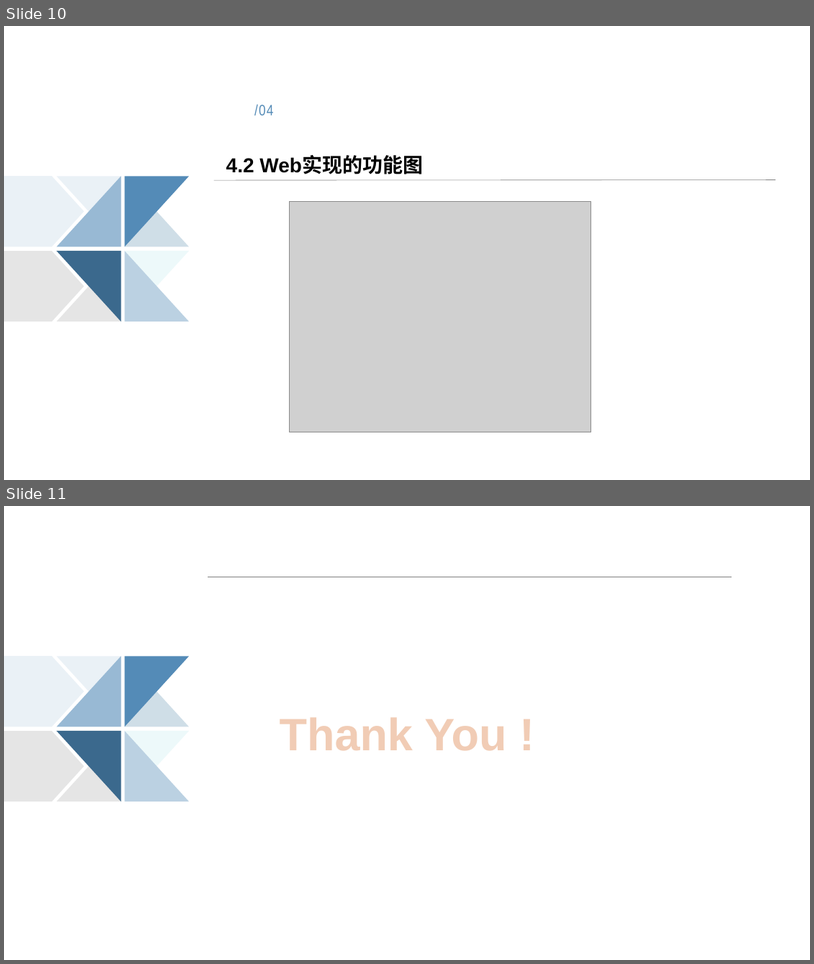
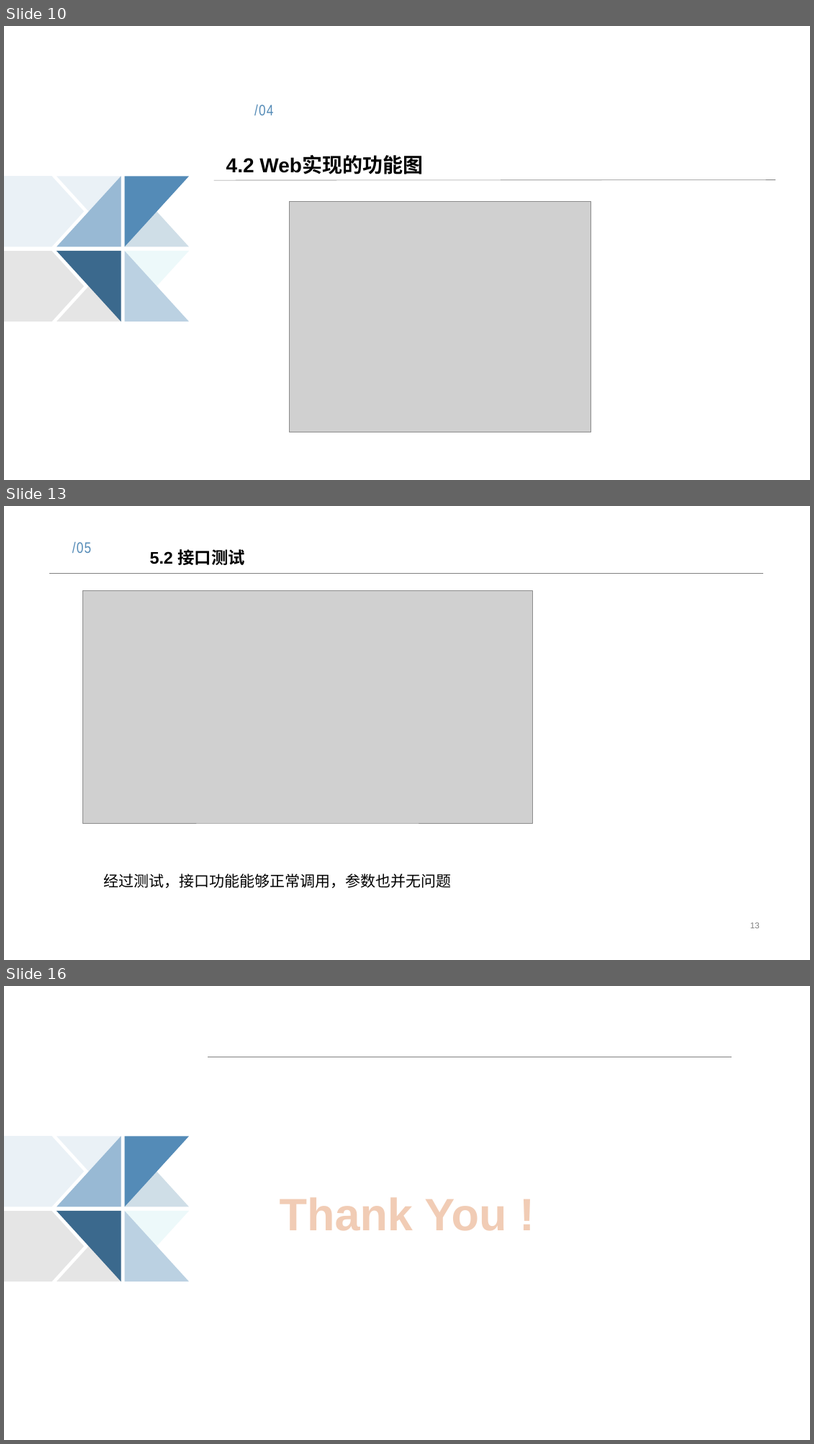
Before and after one commit to poetryexec/poetry, a slide deck: RelationDocuments/8组_唐诗生成系统的设计与实现.pptx. Shown one above the other, each under a label of ours: slides 10 and 11 before the commit, slides 10, 13 and 16 after it; the slides between them are not shown. The pictures are 814x964 and 814x1444 pixels, drawn with LibreOffice and Linux fonts; fonts in the diff are those of the drawing; grey boxes stand for pictures. Boxes give left, top, right and bottom in pixels: in the first picture for what was removed or moved away, otherwise in the second. Text is boxed around its words. In the diff, an @@ line names an element or a change of style, - is before the commit and + after.

```diff
--- a/RelationDocuments/8组_唐诗生成系统的设计与实现.pptx
+++ b/RelationDocuments/8组_唐诗生成系统的设计与实现.pptx
@@ slide 13 added at (4, 506, 810, 960), background #FFFFFF @@
@@ text added at (72, 542, 91, 553), 18 pt, text #548BB7 @@
+/05
@@ text added at (150, 549, 245, 565), 20 pt, text #000000, bold @@
+5.2 接口测试
@@ line added from (49, 573) to (764, 573), #808080 0.25 pt @@
@@ picture added at (82, 591, 532, 823) @@
@@ text added at (104, 873, 452, 888), 18 pt, text #000000 @@
+经过测试，接口功能能够正常调用，参数也并无问题
@@ page number added at (751, 922, 760, 928), 10 pt, text #808080 @@
+13
@@ what was slide 11 is now slide 16 @@
```
Also in this commit, not shown: 1 slide changed, 4 other slides added, 2 other files.
